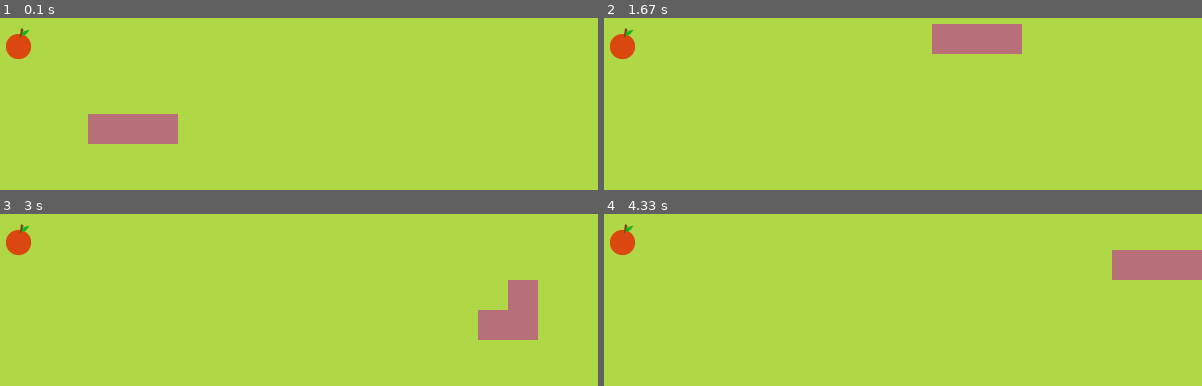
Above: before the commit, frames 1-4 (two rows, left to right).
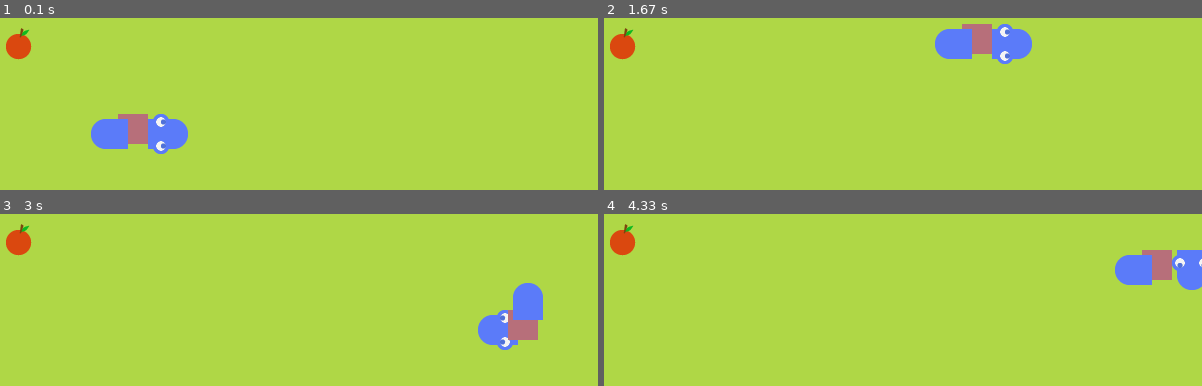
Above: after the commit, the same moments.

Repository: VHMachado/Snake.pygame
Game: pygame game, started from main.py
The game is run twice, just before and just after one commit, with the same random seed, the same clock (stepped at 60 frames per second) and the same inputs.
Inputs:
- Up to frame 1 (0.1 s): no input
- Up to frame 2 (1.67 s): hold Right 0.33-0.8 s; hold Up 0.83-1.3 s; hold Right from 1.33 s (still down)
- Up to frame 3 (3 s): release Right at 1.8 s; hold Left 1.83-2.37 s; hold Down 2.4-2.7 s; hold Left from 2.73 s (still down)
- Up to frame 4 (4.33 s): release Left at 3.13 s; hold Up 3.17-3.53 s; hold Right 3.57-4.2 s; hold Down from 4.23 s (still down)

The runs differ from the first frame. In frame 1, 2.6% of the frame differs, in the area x 14-32%, y 55-80%; in frame 2, 2.6%; in frame 3, 2.4%; in frame 4, 2.3%.

Commit message:
Head and tail graphics.
Now we have graphics for the head and the tail. Gotta work in the body graphics next. Also, updated where directions are stated.

Diff:
--- a/main.py
+++ b/main.py
@@ -6,6 +6,11 @@
         self.body = [Vector2(5,10), Vector2(4,10), Vector2(3,10)]
         self.direction = Vector2(1,0)
         self.grow_snake = False
+
+        self.UP = Vector2(0,-1)
+        self.DOWN = Vector2(0,1)
+        self.RIGHT = Vector2(1,0)
+        self.LEFT = Vector2(-1,0)
 
         self.head_up = pygame.image.load('Graphics/head_up.png').convert_alpha()
         self.head_down = pygame.image.load('Graphics/head_down.png').convert_alpha()
@@ -26,13 +31,33 @@
         self.body_bl = pygame.image.load('Graphics/body_bl.png').convert_alpha()
 
     def draw_snake(self):
-        for block in self.body:
+        for index, block in enumerate(self.body):
             x = int(block.x * cell_size)
             y = int(block.y * cell_size)
             w = h = cell_size
             snake_rect_size = (x, y, w, h)
             snake_rect = pygame.Rect(snake_rect_size)
-            pygame.draw.rect(screen, (183,111,122), snake_rect)
+
+            if index == 0:
+                self.update_head_graphics(snake_rect)
+            elif index == len(self.body) - 1:
+                self.upadate_tail_graphics(snake_rect)
+            else:
+                pygame.draw.rect(screen, (183,111,122), snake_rect)
+
+
+    def update_head_graphics(self, rect):
+        if self.direction == self.UP: screen.blit(self.head_up, rect)
+        elif self.direction == self.DOWN: screen.blit(self.head_down, rect)
+        elif self.direction == self.RIGHT: screen.blit(self.head_right, rect)
+        elif self.direction == self.LEFT: screen.blit(self.head_left, rect)
+
+    def upadate_tail_graphics(self, rect):
+        tail_relation = self.body[-1] - self.body[-2]
+        if tail_relation == self.UP: screen.blit(self.tail_up, rect)
+        elif tail_relation == self.DOWN: screen.blit(self.tail_down, rect)
+        elif tail_relation == self.RIGHT: screen.blit(self.tail_right, rect)
+        elif tail_relation == self.LEFT: screen.blit(self.tail_left, rect)
 
     def move_snake(self):
         if self.grow_snake == True:
@@ -116,10 +141,6 @@
 framerate = 60
 
 game = MAIN()
-UP = Vector2(0,-1)
-DOWN = Vector2(0, 1)
-RIGHT = Vector2(1,0)
-LEFT = Vector2(-1,0)
 
 while True:
     for event in pygame.event.get():
@@ -130,17 +151,17 @@
             game.update()
         if event.type == pygame.KEYDOWN:
             if event.key == pygame.K_UP:
-                if game.snake.body[0] + UP != game.snake.body[1]:
-                    game.snake.direction = UP
+                if game.snake.body[0] + game.snake.UP != game.snake.body[1]:
+                    game.snake.direction = game.snake.UP
             if event.key == pygame.K_DOWN:
-                if game.snake.body[0] + DOWN != game.snake.body[1]:
-                    game.snake.direction = DOWN
+                if game.snake.body[0] + game.snake.DOWN != game.snake.body[1]:
+                    game.snake.direction = game.snake.DOWN
             if event.key == pygame.K_RIGHT:
-                if game.snake.body[0] + RIGHT != game.snake.body[1]:
-                    game.snake.direction = RIGHT
+                if game.snake.body[0] + game.snake.RIGHT != game.snake.body[1]:
+                    game.snake.direction = game.snake.RIGHT
             if event.key == pygame.K_LEFT:
-                if game.snake.body[0] + LEFT != game.snake.body[1]:
-                    game.snake.direction = LEFT
+                if game.snake.body[0] + game.snake.LEFT != game.snake.body[1]:
+                    game.snake.direction = game.snake.LEFT
 
     screen.fill((175,215,70))
     game.draw_elements()
